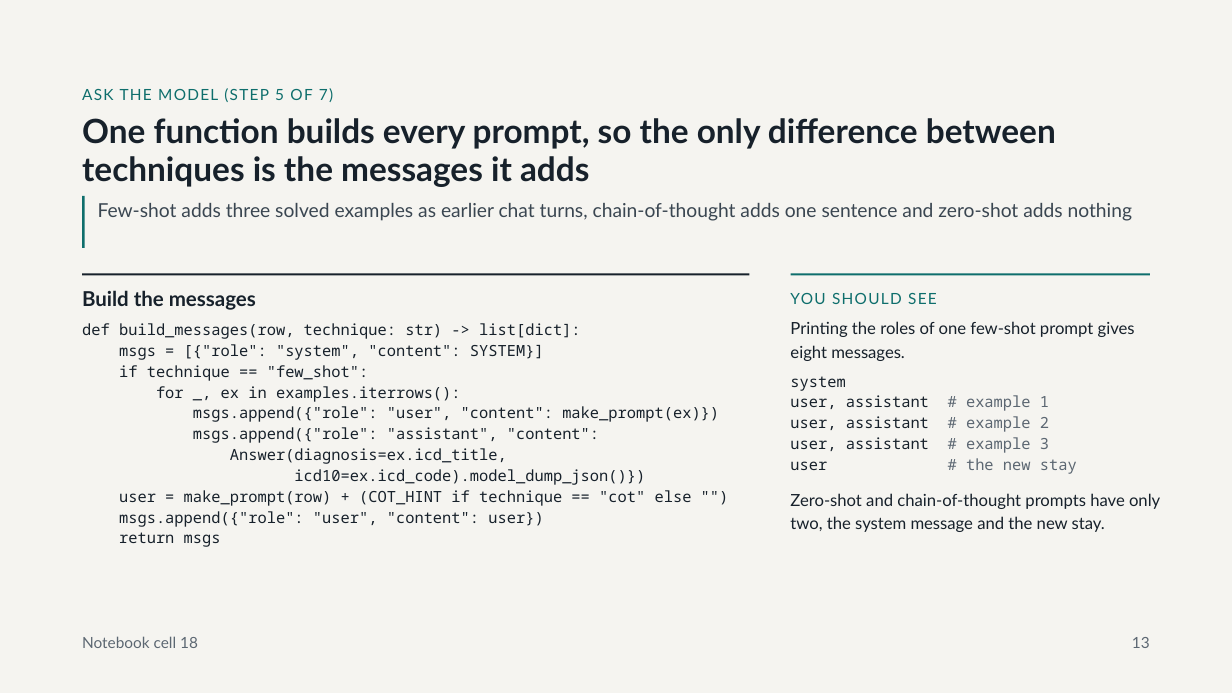
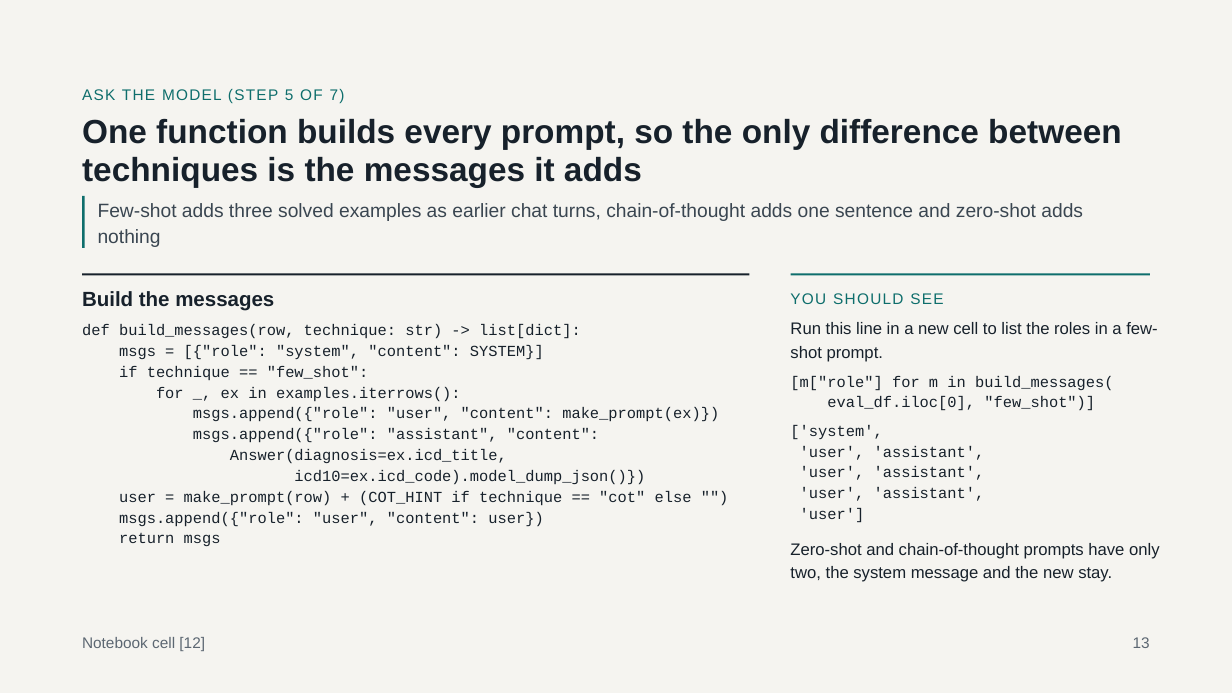
Before and after one commit to bja2376/triage-llm-tutorial, a slide deck: slide 13 of Classifying ED Visits with an LLM.pptx. Drawn at 1232x693 pixels with LibreOffice and Linux fonts; fonts in the diff are those of the drawing. Boxes give left, top, right and bottom in pixels: in the first picture for what was removed or moved away, otherwise in the second. Text is boxed around its words. In the diff, an @@ line names an element or a change of style, - is before the commit and + after.

```diff
--- a/Classifying ED Visits with an LLM.pptx
+++ b/Classifying ED Visits with an LLM.pptx
@@ text "def build_messages(row, technique: str) -> ..." at (x1=82, y1=324, x2=719, y2=546): font Noto Sans Mono to Courier New @@
@@ text at (x1=790, y1=322, x2=1157, y2=362): text changed; font Lato to Arial @@
-Printing the roles of one few-shot prompt gives eight messages.
+Run this line in a new cell to list the roles in a few-shot prompt.
@@ text added at (x1=790, y1=376, x2=1114, y2=411), 12 pt, text #17212B @@
+[m["role"] for m in build_messages(
+eval_df.iloc[0], "few_shot")]
@@ text at (x1=790, y1=425, x2=985, y2=523): text changed; font Noto Sans Mono to Courier New @@
-system
-user, assistant # example 1
-user, assistant # example 2
-user, assistant # example 3
-user # the new stay
+['system',
+'user', 'assistant',
+'user', 'assistant',
+'user', 'assistant',
+'user']
@@ font Lato to Arial in 7 elements at (x1=82, y1=89, x2=345, y2=103), (x1=82, y1=119, x2=1121, y2=187), (x1=98, y1=203, x2=1083, y2=247), (x1=82, y1=291, x2=274, y2=311), (x1=790, y1=293, x2=943, y2=304), (x1=1133, y1=637, x2=1150, y2=648), (x1=790, y1=543, x2=1160, y2=582) @@
@@ text "Zero-shot and chain-of-thought prompts have ..." moved from (x1=790, y1=493, x2=1160, y2=532) to (x1=790, y1=543, x2=1160, y2=582) @@
@@ text at (x1=82, y1=637, x2=205, y2=651): text changed; font Lato to Arial @@
-Notebook cell 18
+Notebook cell [12]
```
Also in this commit, not shown: 18 other slides changed.
